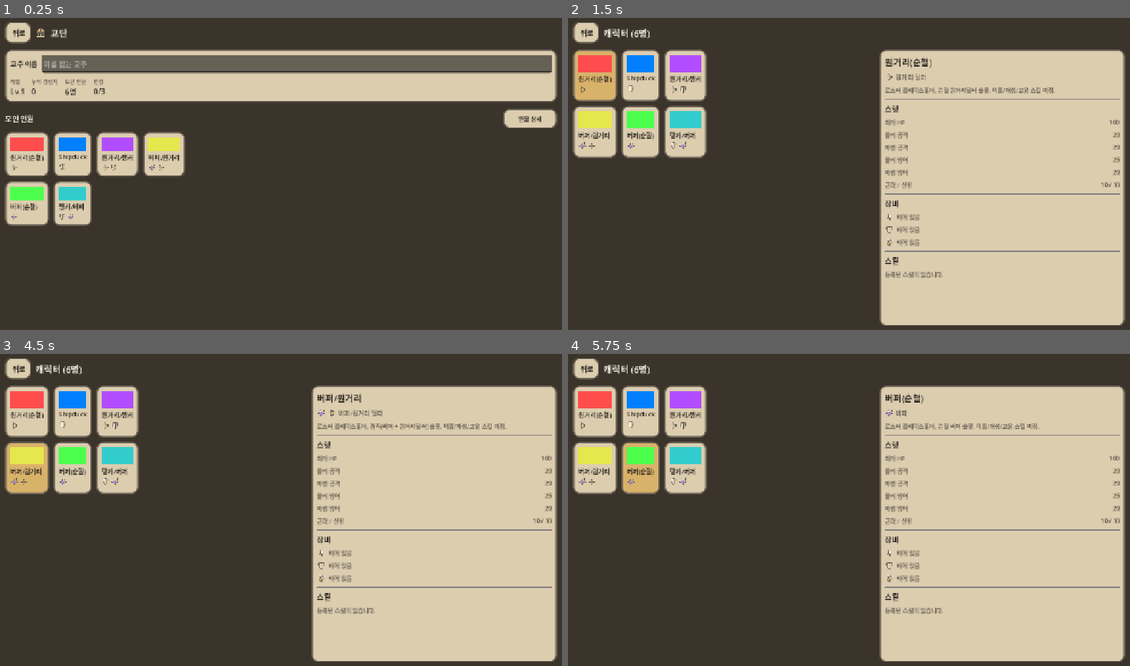
Above: before the commit, frames 1-4 (two rows, left to right).
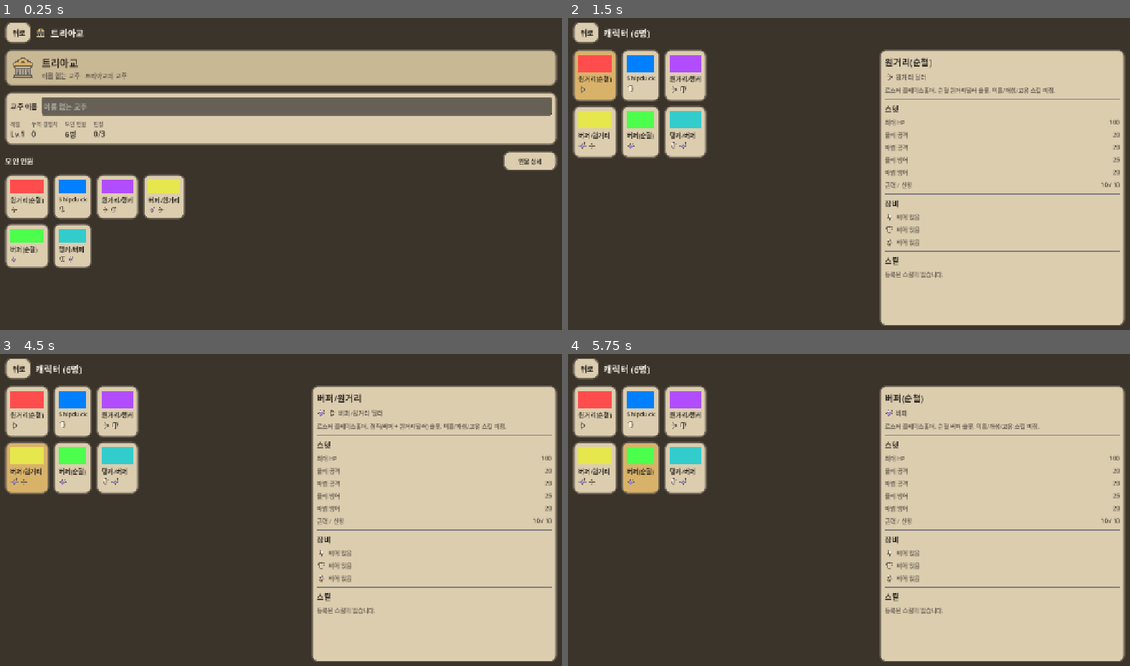
Above: after the commit, the same moments.

Repository: KADSA-OFFICIAL/Group-2
Game: Godot game, scene res://screens/order/OrderScreen.tscn
Two runs of this game, one before a commit and one after it. Both use one fixed random seed, a clock stepped at 60 frames per second and the inputs below. This scene is started directly instead of the project's main scene.
Inputs (mouse positions are in pixels of both pictures, inside the frame that each line leads up to):
- Up to frame 1 (0.25 s): no input
- Up to frame 2 (1.5 s): click "뒤로" at 0.5 s; click "인물 상세" at 1.25 s
- Up to frame 3 (4.5 s): click (28, 410) at 2.02 s; click (73, 410) at 2.77 s; click (118, 410) at 3.52 s; click (28, 469) at 4.27 s
- Up to frame 4 (5.75 s): click (641, 469) at 5.02 s

The runs differ from the first frame. In frame 1, 36% of the frame differs, in the area x 0-100%, y 3-81%; in frame 2, nothing differs; in frame 3, less than 0.1%; in frame 4, nothing differs.

Commit message:
feat(order): 교단 정체성(트리아교) + 본거지 UI
교단 이름을 트리아교로 확정하고, 교단 화면을 조직이 드러나는 본거지 UI로 만든다.
인원 이름은 보류이므로 명부는 지금의 로스터 표시 그대로 둔다.

## 이름을 화면에 박지 않고 시스템에 뒀다

OrderSystem(autoload) 을 만들어 교단의 정체를 소유하게 했다.
  ORDER_NAME    "트리아교"  — 게임 세계의 고정값. 플레이어가 바꾸지 않는다.
  LEADER_TITLE  "교주"
  get_leader_display_name()  이름 미정일 때의 대체 문구까지 여기서 정한다
  get_leader_title_line()    "트리아교의 교주" 조립
  get_member_count()         명부의 출처는 CharacterDatabase

화면에 문자열을 박으면 교단 이름이 다른 화면에도 나올 때 한쪽만 바뀐다.
"이름 없는 교주" 같은 대체 문구도 화면마다 적으면 문구가 갈리므로 여기서 정한다.

플레이어가 정하는 교주 **이름**은 PlayerProfile 이 그대로 소유한다.
OrderSystem 은 그것을 읽어 표시 문구만 만든다(값을 두 곳에 두지 않는다).

이 시스템은 뼈대다. 신도 관리·교리·헌금 같은 기능은 설계가 없어 만들지 않았고,
정해지면 여기 얹으면 된다는 것을 확장 가이드에 적어 뒀다.

## 화면

  배너   교단 상징(icon_order) + 트리아교 + "OOO · 트리아교의 교주"
  교주   이름 입력 + 레벨/누적 경험치/모인 인원/편성
  명부   로스터 요약(색·이름·역할·편성 여부). 상세는 캐릭터 화면으로

헤더 제목도 "교단"이 아니라 OrderSystem.ORDER_NAME 을 쓴다.
하단 메뉴 탭은 "교단"으로 남겼다. 편성/캐릭터/장비처럼 **기능 분류**이기 때문이다
(트리아교는 고유명사라 탭 라벨의 성격과 다르다).

## 검증 (헤드리스 실제 실행 + 화면 캡처)

  ORDER_NAME=트리아교 / LEADER_TITLE=교주
  이름 미정일 때 -> "이름 없는 교주"
  소속 한 줄     -> "트리아교의 교주"
  이름을 정하면  -> "삼각근교주" 로 배너가 따라옴
  인원 6명
  캡처로 배너·교주·명부 표시 확인
  파싱 exit 0 / 오류·경고 0, 회귀 exit 0 / 오류·경고 0

project.godot 의 [autoload] 는 append 만 했다(OrderSystem).

Co-Authored-By: Claude Opus 5 <noreply@anthropic.com>

Diff:
--- /dev/null
+++ b/autoload/OrderSystem.gd
@@ -0,0 +1,55 @@
+extends Node
+
+# 교단의 단일 출처 (autoload).
+#
+# 교단은 **교주(플레이어)와 스토리에서 합류한 인물들이 모여 있는 본거지**다.
+# 교회에 해당하는 조직이며, 이름은 트리아교다.
+#
+# 지금 이 시스템이 아는 것은 "교단의 정체"뿐이다. **뼈대다.**
+# 신도 관리·교리·헌금 같은 기능은 설계가 없어 만들지 않았다.
+#
+# 단일 출처 원칙:
+#   - 교단 이름을 화면에 문자열로 박지 않는다. 화면이 여럿이면 한쪽만 바뀐다.
+#   - 교주의 이름·레벨은 PlayerProfile 이 소유한다. 여기서 다시 들지 않는다.
+#   - 모인 인원 명부는 CharacterDatabase 가 소유한다. 여기서 다시 들지 않는다.
+
+# 교단 이름. 게임 세계의 고정값이며 플레이어가 바꾸지 않는다.
+# (플레이어가 정하는 것은 교주 이름이고 그쪽은 PlayerProfile 이 가진다.)
+const ORDER_NAME := "트리아교"
+
+# 교단 우두머리의 직함. 화면이 "교주"를 각자 적지 않도록 여기 둔다.
+const LEADER_TITLE := "교주"
+
+
+func _ready() -> void:
+	name = "OrderSystem"
+
+
+# ===== 조회 (Query) =====
+
+# 교주의 표시 이름. 이름을 아직 정하지 않았으면 대체 문구를 돌려준다.
+#
+# PlayerProfile 은 기본 이름을 만들지 않는다(이름은 플레이어가 정한다).
+# 그 빈 값을 어떻게 보여줄지는 교단 도메인의 지식이므로 여기서 정한다.
+# 화면마다 "이름 없음"을 각자 적으면 문구가 갈린다.
+func get_leader_display_name() -> String:
+	if PlayerProfile.player_name.is_empty():
+		return "이름 없는 %s" % LEADER_TITLE
+	return PlayerProfile.player_name
+
+
+# "트리아교의 교주" 처럼 소속을 붙인 한 줄.
+func get_leader_title_line() -> String:
+	return "%s의 %s" % [ORDER_NAME, LEADER_TITLE]
+
+
+# 교단에 모인 인원 수. 명부의 출처는 CharacterDatabase 다.
+func get_member_count() -> int:
+	return CharacterDatabase.get_count()
+
+
+# ----- 확장 가이드 -----
+# 교단의 기능(신도 관리, 교리, 헌금, 시설 등)이 정해지면 이 시스템에 얹는다.
+# 값을 소유하는 곳이 여기이고, 화면은 읽기만 한다.
+# "스토리에서 합류했는가"를 구분해야 하면 합류 여부도 여기서 관리하게 된다
+# (지금은 그 데이터가 없어 CharacterDatabase 전체를 교단 인원으로 본다).
--- a/project.godot
+++ b/project.godot
@@ -33,6 +33,7 @@
 ShopSystem="*res://autoload/ShopSystem.gd"
 MailSystem="*res://autoload/MailSystem.gd"
 StoryDatabase="*res://autoload/StoryDatabase.gd"
+OrderSystem="*res://autoload/OrderSystem.gd"
 SynergySystem="*res://autoload/SynergySystem.gd"
 PartySystem="*res://autoload/PartySystem.gd"
 ScreenManager="*res://autoload/ScreenManager.gd"
--- a/screens/order/order_screen.gd
+++ b/screens/order/order_screen.gd
@@ -12,6 +12,7 @@
 #   그래서 명부를 여기서 다시 상세히 펼치지 않는다. 상세는 캐릭터 화면으로 보낸다.
 #
 # 데이터 출처 (단일 출처 원칙 — 여기서 재정의하지 않는다):
+#   교단 이름·직함        -> OrderSystem (문자열을 화면에 박지 않는다)
 #   교주 이름·레벨·경험치 -> PlayerProfile
 #   신도 명부            -> CharacterDatabase
 #   편성 여부            -> PartySystem.has_character()
@@ -27,15 +28,12 @@
 	CharacterData.Role.BUFFER: "icon_role_buffer",
 }
 
-# 교주 이름을 비워 두면 화면이 쓰는 대체 문구.
-# PlayerProfile 은 기본 이름을 만들지 않는다(이름은 플레이어가 정한다).
-const NAMELESS := "이름 없는 교주"
-
 const CHARACTERS_SCREEN := preload("res://screens/characters/CharactersScreen.tscn")
 
 var _name_edit: LineEdit
 var _profile_holder: VBoxContainer
 var _roster_grid: GridContainer
+var _leader_line: Label   # 배너의 "OOO · 트리아교의 교주" 줄
 
 
 func _ready() -> void:
@@ -64,8 +62,39 @@
 	margin.add_child(root)
 
 	root.add_child(_build_header())
+	root.add_child(_build_banner())
 	root.add_child(_build_profile_panel())
 	root.add_child(_build_roster_panel())
+
+
+# ── 교단 배너 ──
+# 화면 맨 위에서 "여기가 어디인가"를 한눈에 알린다.
+# 교단 상징(아이콘) + 이름 + 교주 소개 한 줄.
+func _build_banner() -> Control:
+	var panel := PanelContainer.new()
+	panel.add_theme_stylebox_override("panel", UITheme.panel_box_deep())
+	panel.size_flags_horizontal = Control.SIZE_EXPAND_FILL
+
+	var row := HBoxContainer.new()
+	row.add_theme_constant_override("separation", 14)
+	panel.add_child(row)
+
+	var emblem := _icon(ORDER_ICON, 56)
+	if emblem != null:
+		row.add_child(emblem)
+
+	var box := VBoxContainer.new()
+	box.add_theme_constant_override("separation", 2)
+	box.size_flags_horizontal = Control.SIZE_EXPAND_FILL
+	box.size_flags_vertical = Control.SIZE_SHRINK_CENTER
+	row.add_child(box)
+
+	box.add_child(_text(OrderSystem.ORDER_NAME, 22, UITheme.INK))
+	# "트리아교의 교주" — 문구 조립도 OrderSystem 이 한다.
+	_leader_line = _text("", 14, UITheme.INK_DIM)
+	box.add_child(_leader_line)
+
+	return panel
 
 
 func _build_header() -> Control:
@@ -89,7 +118,8 @@
 		row.add_child(icon)
 
 	var title := Label.new()
-	title.text = "교단"
+	# 교단 이름의 출처는 OrderSystem 이다.
+	title.text = OrderSystem.ORDER_NAME
 	title.add_theme_font_size_override("font_size", 20)
 	title.add_theme_color_override("font_color", UITheme.INK_ON_DARK)
 	title.size_flags_horizontal = Control.SIZE_EXPAND_FILL
@@ -114,11 +144,12 @@
 	name_row.add_theme_constant_override("separation", 10)
 	_profile_holder.add_child(name_row)
 
-	name_row.add_child(_text("교주 이름", 15, UITheme.INK))
+	name_row.add_child(_text("%s 이름" % OrderSystem.LEADER_TITLE, 15, UITheme.INK))
 
 	_name_edit = LineEdit.new()
 	_name_edit.text = PlayerProfile.player_name
-	_name_edit.placeholder_text = NAMELESS
+	# 비어 있을 때 무엇으로 보일지는 교단 도메인의 지식이다(OrderSystem 이 정한다).
+	_name_edit.placeholder_text = OrderSystem.get_leader_display_name()
 	_name_edit.max_length = 16
 	_name_edit.custom_minimum_size = Vector2(0, 40)
 	_name_edit.size_flags_horizontal = Control.SIZE_EXPAND_FILL
@@ -191,13 +222,21 @@
 	if is_instance_valid(_name_edit) and not _name_edit.has_focus():
 		_name_edit.text = PlayerProfile.player_name
 
+	# 배너의 교주 줄도 이름을 따라간다.
+	if is_instance_valid(_leader_line):
+		_leader_line.text = "%s · %s" % [
+			OrderSystem.get_leader_display_name(),
+			OrderSystem.get_leader_title_line(),
+		]
+
 	var row := HBoxContainer.new()
 	row.add_theme_constant_override("separation", 16)
 	_profile_holder.add_child(row)
 
 	row.add_child(_stat("레벨", "Lv.%d" % PlayerProfile.level))
 	row.add_child(_stat("누적 경험치", str(PlayerProfile.exp_total)))
-	row.add_child(_stat("모인 인원", "%d명" % CharacterDatabase.get_count()))
+	# 교단 인원 수의 출처는 OrderSystem 이다(명부는 CharacterDatabase 가 소유한다).
+	row.add_child(_stat("모인 인원", "%d명" % OrderSystem.get_member_count()))
 	row.add_child(_stat("편성", "%d/%d" % [PartySystem.get_size(), PartySystem.PARTY_SIZE]))
 
 
Not shown, added: autoload/OrderSystem.gd.uid
